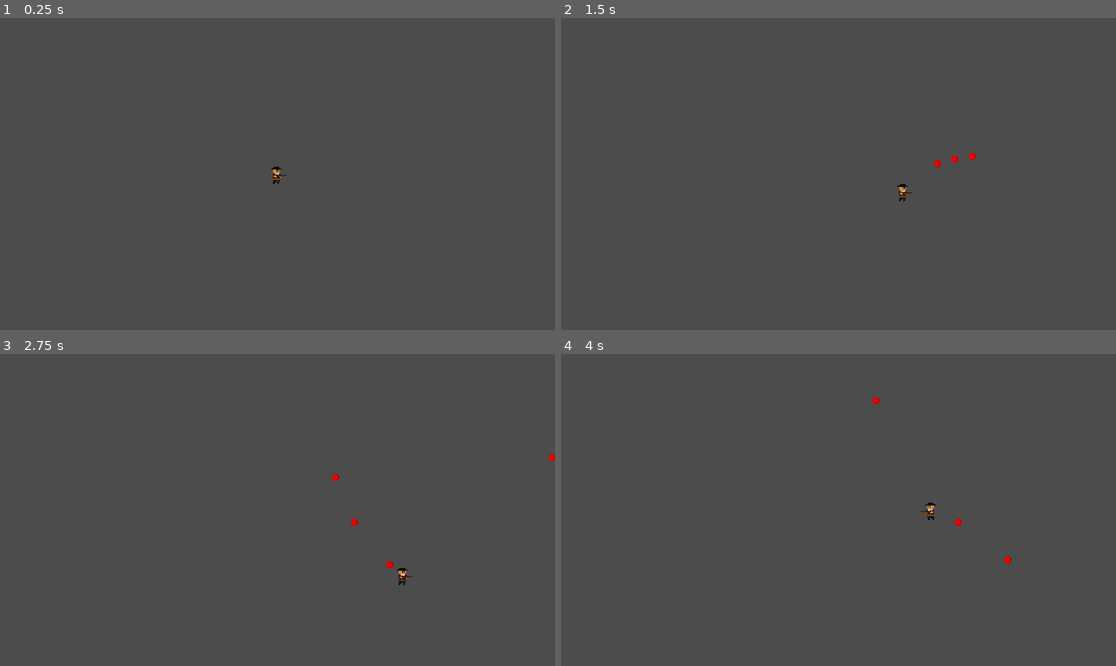
Above: before the commit, frames 1-4 (two rows, left to right).
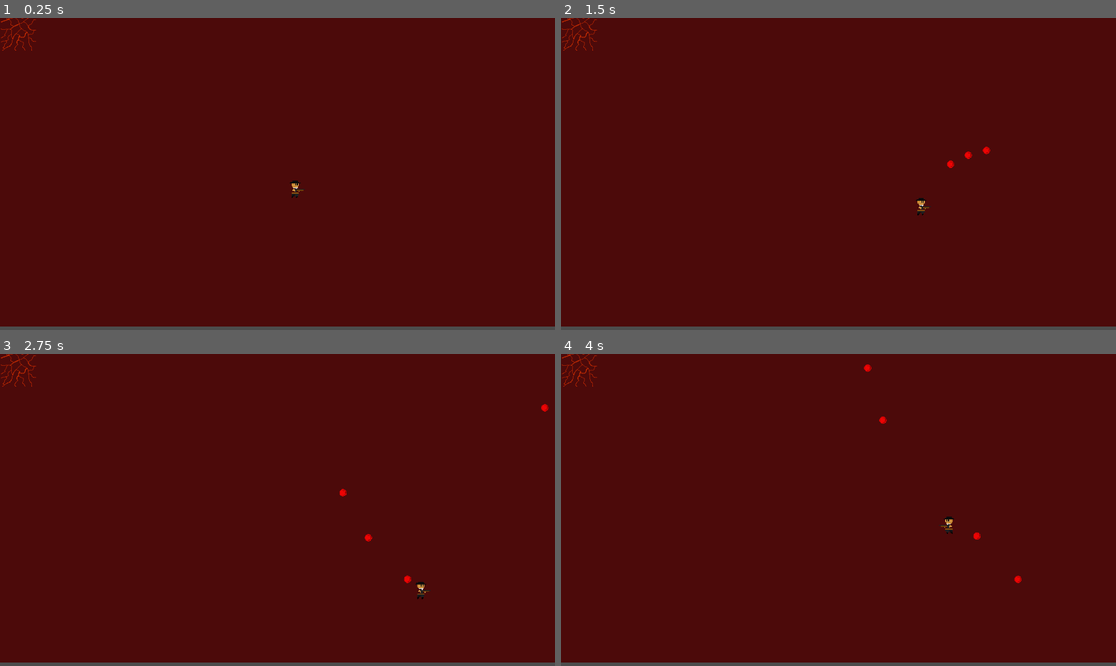
Above: after the commit, the same moments.

Repository: Diogoamorim27/Belzebullet
Game: Godot game, scene res://Fase1.tscn
Two runs of this game, one before a commit and one after it. Both use one fixed random seed, a clock stepped at 60 frames per second and the inputs below.
Inputs (mouse positions are in pixels of both pictures, inside the frame that each line leads up to):
- Up to frame 1 (0.25 s): no input
- Up to frame 2 (1.5 s): tap Enter at 0.5 s; move the mouse to (960, 158) at 0.52 s; press the mouse at (960, 158) at 0.53 s; hold Right (ui_right) 0.53-1.28 s; move the mouse to (727, 189) at 1.27 s; release the mouse at (727, 189) at 1.28 s; hold Down (ui_down) from 1.28 s (still down); click (727, 189) at 1.35 s
- Up to frame 3 (2.75 s): move the mouse to (333, 441) at 2.02 s; release Down (ui_down) at 2.03 s; press the mouse at (333, 441) at 2.03 s; hold Right (ui_right) from 2.03 s (still down)
- Up to frame 4 (4 s): move the mouse to (810, 572) at 2.77 s; release Right (ui_right) at 2.78 s; release the mouse at (810, 572) at 2.78 s; hold Up (ui_up) 2.78-3.53 s; click (810, 572) at 2.85 s; move the mouse to (1005, 556) at 3.52 s; press the mouse at (1005, 556) at 3.53 s; hold Left (ui_left) from 3.53 s (still down)

The runs differ from the first frame. In frame 1, 99% of the frame differs, in the area x 0-100%, y 0-99%; in frame 2, 99%; in frame 3, 99%; in frame 4, 99%.

Commit message:
ALguma coisa nova kk

Diff:
--- a/Enemies/Enemy3/Enemy3.tscn
+++ b/Enemies/Enemy3/Enemy3.tscn
@@ -29,7 +29,7 @@
 
 [node name="KinematicBody2D" type="RigidBody2D" index="0"]
 
-position = Vector2( 608, 352 )
+position = Vector2( 1088, 576 )
 input_pickable = false
 collision_layer = 1
 collision_mask = 1
@@ -65,7 +65,7 @@
 [node name="BurstTimer" type="Timer" parent="." index="2"]
 
 process_mode = 1
-wait_time = 20.0
+wait_time = 14.0
 one_shot = false
 autostart = true
 
--- a/Fase1.tscn
+++ b/Fase1.tscn
@@ -1,11 +1,20 @@
-[gd_scene load_steps=2 format=2]
+[gd_scene load_steps=3 format=2]
 
-[ext_resource path="res://Player/Player.tscn" type="PackedScene" id=1]
+[ext_resource path="res://CenterLavaTile.png" type="Texture" id=1]
+[ext_resource path="res://Player/Player.tscn" type="PackedScene" id=2]
 
 [node name="World" type="Node" index="0"]
 
-[node name="Player" parent="." index="0" instance=ExtResource( 1 )]
+[node name="Sprite" type="Sprite" parent="." index="0"]
+
+position = Vector2( 960, 528 )
+texture = ExtResource( 1 )
+region_enabled = true
+region_rect = Rect2( 0, 0, 1920, 1080 )
+_sections_unfolded = [ "Region" ]
+
+[node name="Player" parent="." index="1" instance=ExtResource( 2 )]
 
 editor/display_folded = false
-position = Vector2( 960, 544 )
+position = Vector2( 1024, 592 )
 scale = Vector2( 3.14062, 3.14062 )
Not shown, added: RabbitAttack.png.import
Not shown, added: RabbitIdle.png.import
